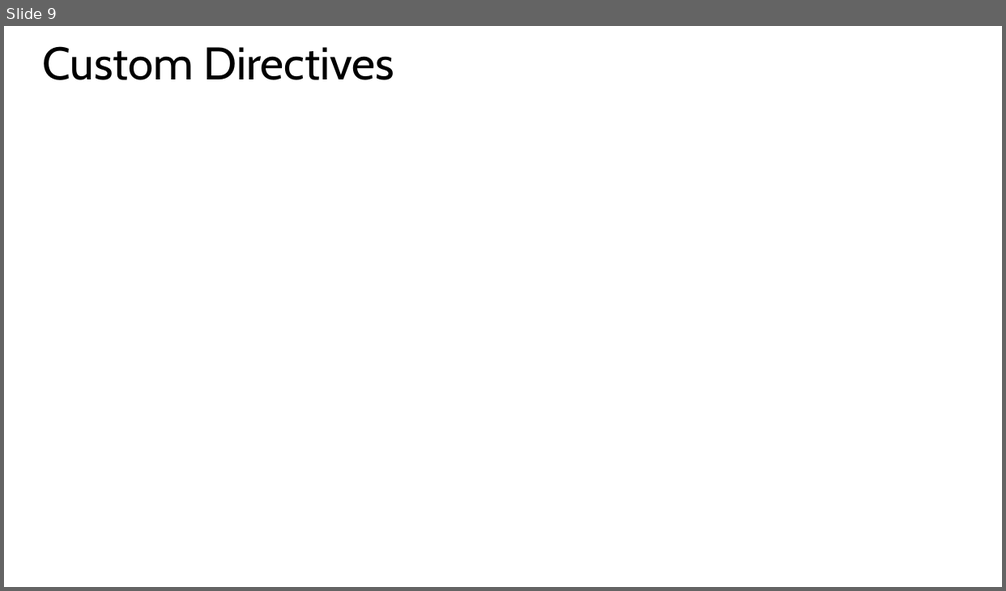
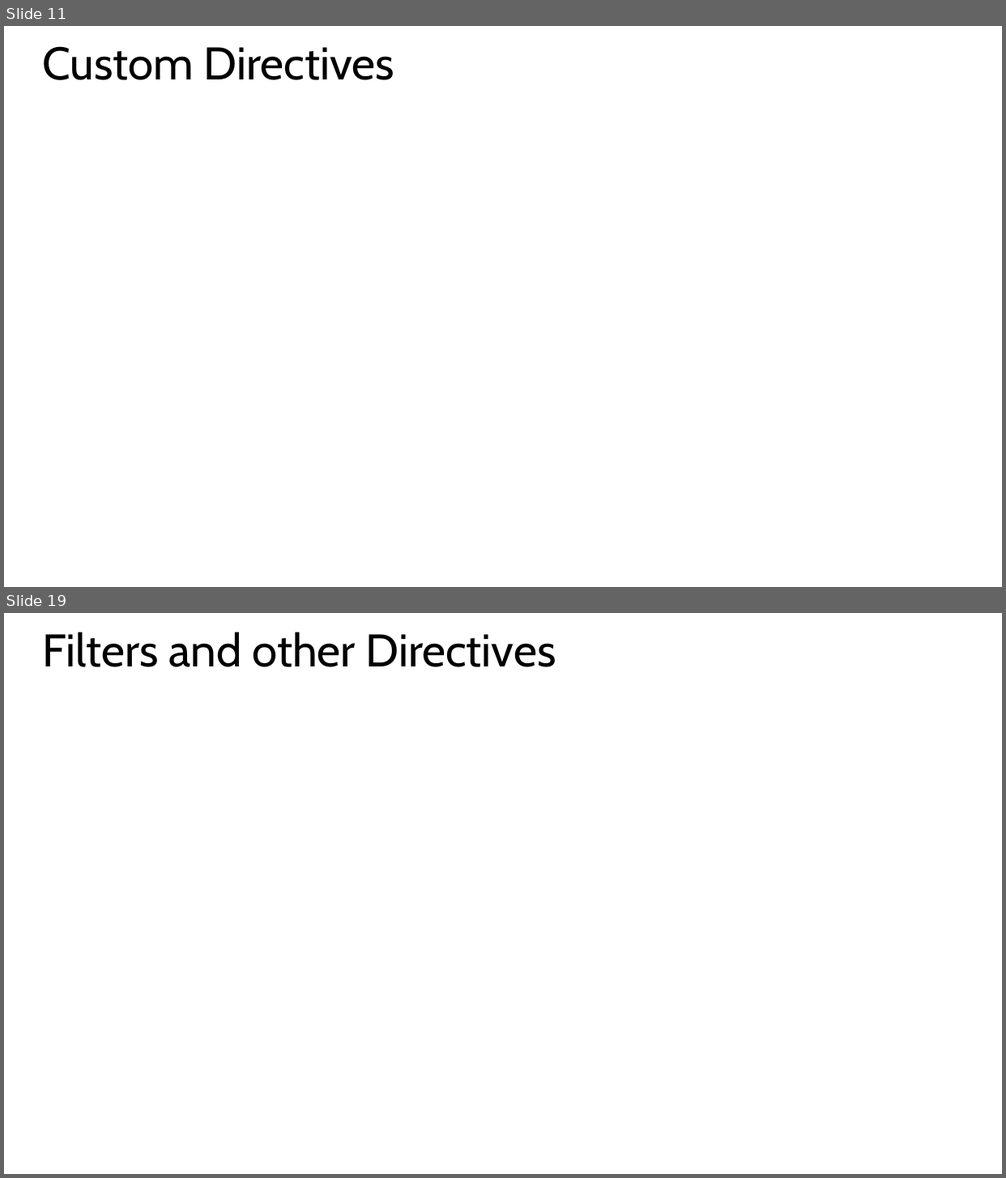
Before and after one commit to hwz/chirp, a slide deck: slides/module2.pptx. Shown one above the other, each under a label of ours: slide 9 before the commit, slides 11 and 19 after it; the slides between them are not shown. The pictures are 1006x591 and 1006x1178 pixels, drawn with LibreOffice and Linux fonts; fonts in the diff are those of the drawing. Boxes give left, top, right and bottom in pixels: in the first picture for what was removed or moved away, otherwise in the second. Text is boxed around its words. In the diff, an @@ line names an element or a change of style, - is before the commit and + after.

```diff
--- a/slides/module2.pptx
+++ b/slides/module2.pptx
@@ slide 19 added at bbox=[4, 613, 1002, 1174], background #FFFFFF @@
@@ title added at bbox=[43, 632, 556, 667], 44 pt, text #000000 @@
+Filters and other Directives
@@ what was slide 9 is now slide 11 @@
```
Also in this commit, not shown: 1 slide changed, 15 other slides added, 2 slides removed, 5 other files.
